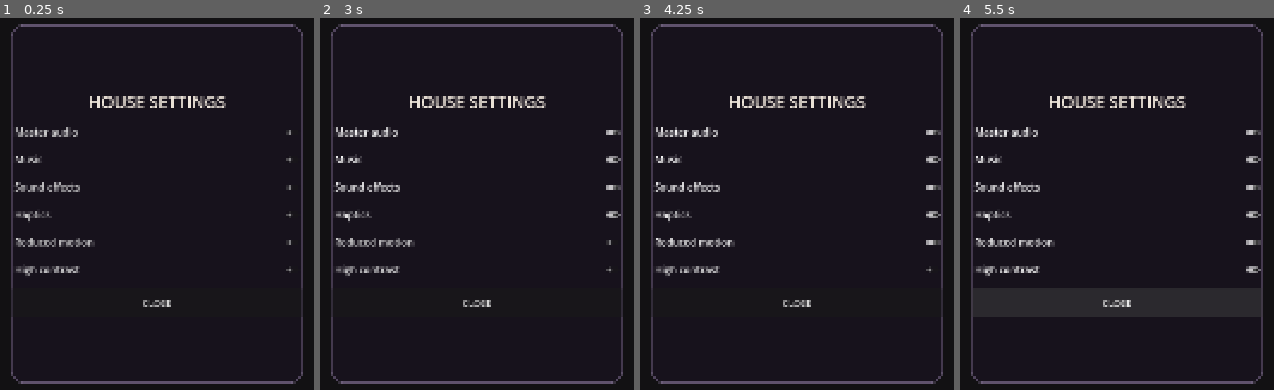
Above: before the commit, frames 1-4 (left to right).
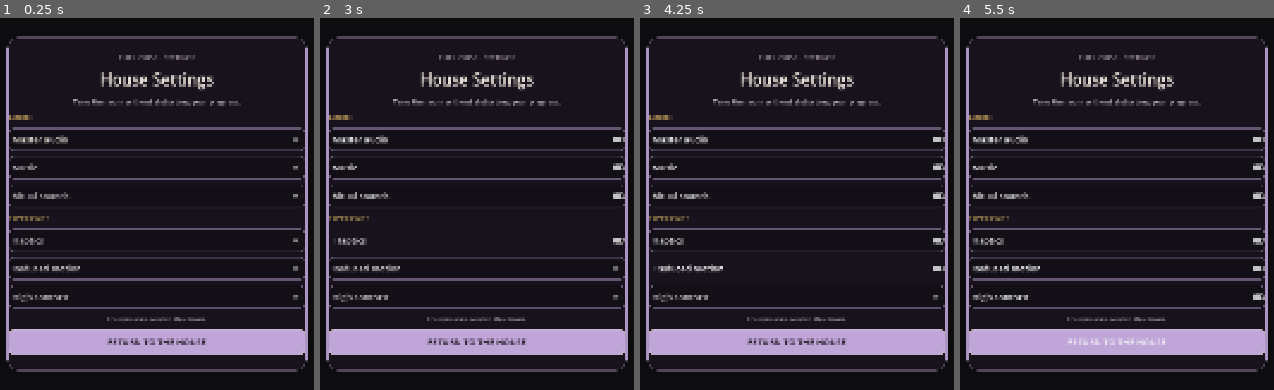
Above: after the commit, the same moments.

Repository: Jay-prodesign/akilta-match3
Game: Godot game, scene res://src/ui/settings/settings_panel.tscn
Two runs of this game, one before a commit and one after it. Both use one fixed random seed, a clock stepped at 60 frames per second and the inputs below. This scene is started directly instead of the project's main scene.
Inputs:
- Up to frame 1 (0.25 s): no input
- Up to frame 2 (3 s): click "Master audio" at 0.5 s; click "Music" at 1.25 s; click "Sound effects" (after the commit: "Ritual sounds") at 2 s; click "Haptics" at 2.75 s
- Up to frame 3 (4.25 s): click "Reduced motion" at 3.5 s
- Up to frame 4 (5.5 s): click "High contrast" at 4.25 s; click "CLOSE" (after the commit: "RETURN TO THE HOUSE") at 5 s

The runs differ from the first frame. In frame 1, 22% of the frame differs, in the area x 1-99%, y 1-99%; in frame 2, 21%; in frame 3, 21%; in frame 4, 26%.

Commit message:
feat: finish House settings surface and visual evidence

Diff:
--- a/src/ui/settings/settings_panel.tscn
+++ b/src/ui/settings/settings_panel.tscn
@@ -13,6 +13,30 @@
 corner_radius_top_right = 28
 corner_radius_bottom_right = 28
 corner_radius_bottom_left = 28
+
+[sub_resource type="StyleBoxFlat" id="Toggle"]
+bg_color = Color(0.075, 0.058, 0.09, 0.96)
+border_width_left = 1
+border_width_top = 1
+border_width_right = 1
+border_width_bottom = 1
+border_color = Color(0.749, 0.647, 0.847, 0.18)
+corner_radius_top_left = 14
+corner_radius_top_right = 14
+corner_radius_bottom_right = 14
+corner_radius_bottom_left = 14
+
+[sub_resource type="StyleBoxFlat" id="Close"]
+bg_color = Color(0.749, 0.647, 0.847, 1)
+border_width_left = 1
+border_width_top = 1
+border_width_right = 1
+border_width_bottom = 1
+border_color = Color(0.945, 0.91, 0.866, 0.30)
+corner_radius_top_left = 16
+corner_radius_top_right = 16
+corner_radius_bottom_right = 16
+corner_radius_bottom_left = 16
 
 [node name="SettingsPanel" type="Control"]
 layout_mode = 3
@@ -31,7 +55,7 @@
 anchor_bottom = 1.0
 grow_horizontal = 2
 grow_vertical = 2
-color = Color(0.02, 0.015, 0.025, 0.82)
+color = Color(0.02, 0.015, 0.025, 0.88)
 
 [node name="Card" type="PanelContainer" parent="."]
 layout_mode = 1
@@ -40,58 +64,126 @@
 anchor_top = 0.5
 anchor_right = 0.5
 anchor_bottom = 0.5
-offset_left = -350.0
-offset_top = -430.0
-offset_right = 350.0
-offset_bottom = 430.0
+offset_left = -360.0
+offset_top = -400.0
+offset_right = 360.0
+offset_bottom = 400.0
 grow_horizontal = 2
 grow_vertical = 2
 theme_override_styles/panel = SubResource("Card")
 
 [node name="Content" type="VBoxContainer" parent="Card"]
 layout_mode = 2
-theme_override_constants/separation = 24
+theme_override_constants/separation = 14
 alignment = 1
+
+[node name="Eyebrow" type="Label" parent="Card/Content"]
+layout_mode = 2
+theme_override_colors/font_color = Color(0.663, 0.6, 0.659, 1)
+theme_override_font_sizes/font_size = 17
+text = "THE HOUSE · SETTINGS"
+horizontal_alignment = 1
 
 [node name="Title" type="Label" parent="Card/Content"]
 layout_mode = 2
 theme_override_colors/font_color = Color(0.945, 0.91, 0.866, 1)
-theme_override_font_sizes/font_size = 40
-text = "HOUSE SETTINGS"
+theme_override_font_sizes/font_size = 38
+text = "House Settings"
 horizontal_alignment = 1
 
+[node name="Intro" type="Label" parent="Card/Content"]
+layout_mode = 2
+theme_override_colors/font_color = Color(0.851, 0.804, 0.835, 1)
+theme_override_font_sizes/font_size = 17
+text = "Tune the room without disturbing your progress."
+horizontal_alignment = 1
+autowrap_mode = 2
+
+[node name="AudioLabel" type="Label" parent="Card/Content"]
+layout_mode = 2
+theme_override_colors/font_color = Color(0.851, 0.71, 0.416, 1)
+theme_override_font_sizes/font_size = 17
+text = "AUDIO"
+
 [node name="Master" type="CheckButton" parent="Card/Content"]
+custom_minimum_size = Vector2(0, 54)
 layout_mode = 2
-theme_override_font_sizes/font_size = 24
-text = "Master audio"
+theme_override_colors/font_color = Color(0.945, 0.91, 0.866, 1)
+theme_override_font_sizes/font_size = 21
+theme_override_styles/normal = SubResource("Toggle")
+theme_override_styles/hover = SubResource("Toggle")
+theme_override_styles/pressed = SubResource("Toggle")
+text = "  Master audio"
 
 [node name="Music" type="CheckButton" parent="Card/Content"]
+custom_minimum_size = Vector2(0, 54)
 layout_mode = 2
-theme_override_font_sizes/font_size = 24
-text = "Music"
+theme_override_colors/font_color = Color(0.851, 0.804, 0.835, 1)
+theme_override_font_sizes/font_size = 21
+theme_override_styles/normal = SubResource("Toggle")
+theme_override_styles/hover = SubResource("Toggle")
+theme_override_styles/pressed = SubResource("Toggle")
+text = "  Music"
 
 [node name="SFX" type="CheckButton" parent="Card/Content"]
+custom_minimum_size = Vector2(0, 54)
 layout_mode = 2
-theme_override_font_sizes/font_size = 24
-text = "Sound effects"
+theme_override_colors/font_color = Color(0.851, 0.804, 0.835, 1)
+theme_override_font_sizes/font_size = 21
+theme_override_styles/normal = SubResource("Toggle")
+theme_override_styles/hover = SubResource("Toggle")
+theme_override_styles/pressed = SubResource("Toggle")
+text = "  Ritual sounds"
+
+[node name="ExperienceLabel" type="Label" parent="Card/Content"]
+layout_mode = 2
+theme_override_colors/font_color = Color(0.851, 0.71, 0.416, 1)
+theme_override_font_sizes/font_size = 17
+text = "EXPERIENCE"
 
 [node name="Haptics" type="CheckButton" parent="Card/Content"]
+custom_minimum_size = Vector2(0, 54)
 layout_mode = 2
-theme_override_font_sizes/font_size = 24
-text = "Haptics"
+theme_override_colors/font_color = Color(0.851, 0.804, 0.835, 1)
+theme_override_font_sizes/font_size = 21
+theme_override_styles/normal = SubResource("Toggle")
+theme_override_styles/hover = SubResource("Toggle")
+theme_override_styles/pressed = SubResource("Toggle")
+text = "  Haptics"
 
 [node name="Reduced" type="CheckButton" parent="Card/Content"]
+custom_minimum_size = Vector2(0, 54)
 layout_mode = 2
-theme_override_font_sizes/font_size = 24
-text = "Reduced motion"
+theme_override_colors/font_color = Color(0.851, 0.804, 0.835, 1)
+theme_override_font_sizes/font_size = 21
+theme_override_styles/normal = SubResource("Toggle")
+theme_override_styles/hover = SubResource("Toggle")
+theme_override_styles/pressed = SubResource("Toggle")
+text = "  Reduced motion"
 
 [node name="Contrast" type="CheckButton" parent="Card/Content"]
+custom_minimum_size = Vector2(0, 54)
 layout_mode = 2
-theme_override_font_sizes/font_size = 24
-text = "High contrast"
+theme_override_colors/font_color = Color(0.851, 0.804, 0.835, 1)
+theme_override_font_sizes/font_size = 21
+theme_override_styles/normal = SubResource("Toggle")
+theme_override_styles/hover = SubResource("Toggle")
+theme_override_styles/pressed = SubResource("Toggle")
+text = "  High contrast"
+
+[node name="SavedNote" type="Label" parent="Card/Content"]
+layout_mode = 2
+theme_override_colors/font_color = Color(0.663, 0.6, 0.659, 1)
+theme_override_font_sizes/font_size = 15
+text = "Changes are saved on this device."
+horizontal_alignment = 1
 
 [node name="Close" type="Button" parent="Card/Content"]
-custom_minimum_size = Vector2(0, 68)
+custom_minimum_size = Vector2(0, 62)
 layout_mode = 2
-theme_override_font_sizes/font_size = 23
-text = "CLOSE"
+theme_override_colors/font_color = Color(0.0627, 0.051, 0.0706, 1)
+theme_override_font_sizes/font_size = 21
+theme_override_styles/normal = SubResource("Close")
+theme_override_styles/hover = SubResource("Close")
+theme_override_styles/pressed = SubResource("Close")
+text = "RETURN TO THE HOUSE"
--- a/tests/visual/capture_level1_journey.gd
+++ b/tests/visual/capture_level1_journey.gd
@@ -67,6 +67,23 @@
 	if not await _save(app, "journey-07-curio-collection.png"):
 		return
 
+	var collection = app.current_screen()
+	var collection_back := collection.get_node_or_null("Layout/Back")
+	if collection_back == null:
+		return _fail(app, "Curio Collection back control missing")
+	collection_back.emit_signal("pressed")
+	await _frames(3)
+	if String(app.current_route_name()) != "house":
+		return _fail(app, "Collection did not return to House before settings capture")
+	if not app.show_settings():
+		return _fail(app, "House -> Settings failed")
+	await _frames(3)
+	if not await _save(app, "journey-08-settings.png"):
+		return
+	if not app.close_settings():
+		return _fail(app, "Settings did not close cleanly")
+	await _frames(2)
+
 	print("CAPTURE_PASS: complete Level 1 player journey")
 	app.queue_free()
 	await process_frame
Not shown: 1 places in src/ui/settings/settings_panel.tscn that only renumber resources
Not shown, changed: .github/workflows/p0-visual.yml
Not shown, added: docs/engineering/level1-settings-surface.md
